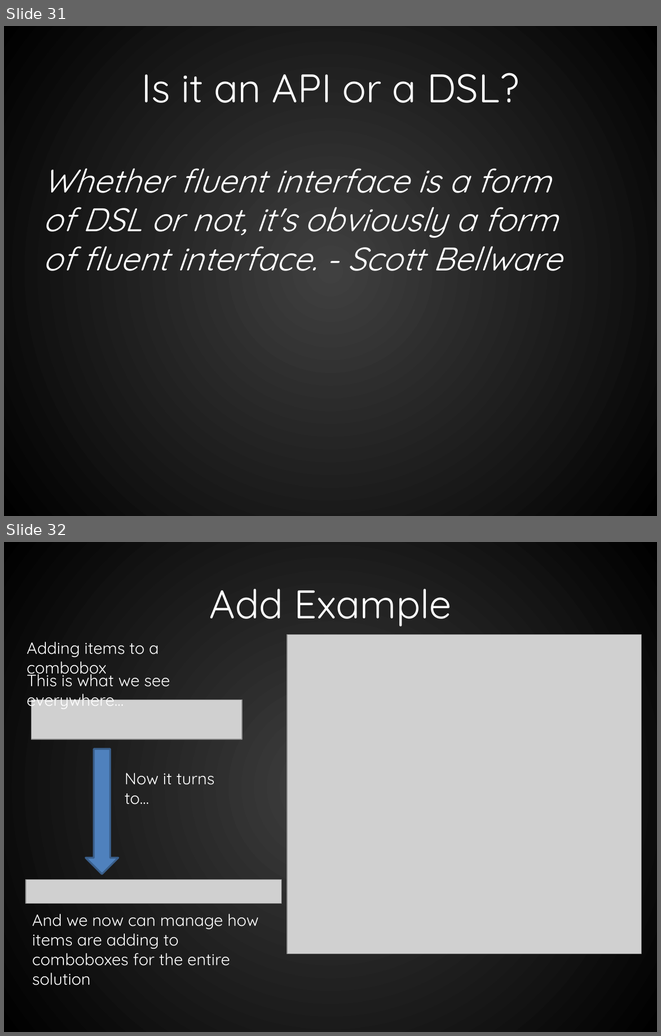
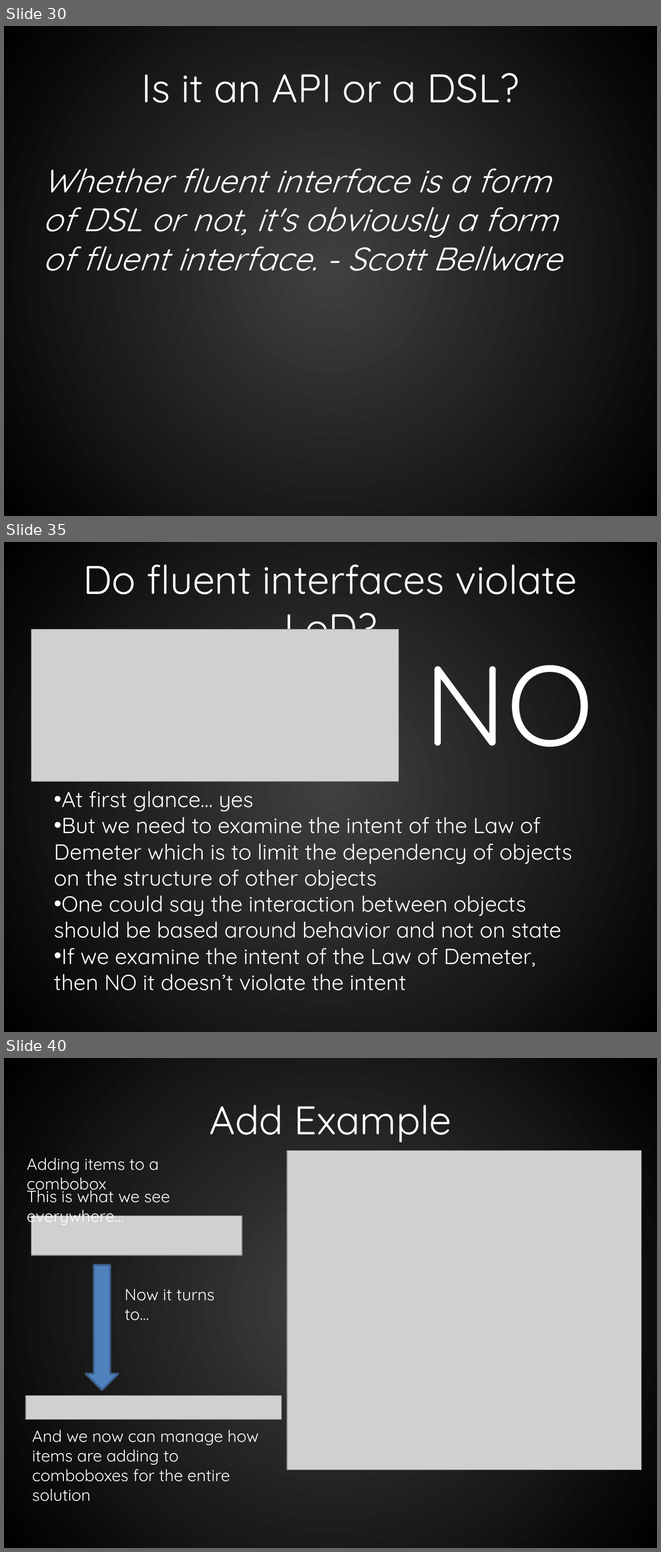
Before and after one commit to RookieOne/Evolve-Your-Code, a slide deck: EvolveYourCode.pptx. Shown one above the other, each under a label of ours: slides 31 and 32 before the commit, slides 30, 35 and 40 after it; the slides between them are not shown. The pictures are 661x1036 and 661x1552 pixels, drawn with LibreOffice and Linux fonts; fonts in the diff are those of the drawing; grey boxes stand for pictures. Boxes give left, top, right and bottom in pixels: in the first picture for what was removed or moved away, otherwise in the second. Text is boxed around its words. In the diff, an @@ line names an element or a change of style, - is before the commit and + after.

```diff
--- a/EvolveYourCode.pptx
+++ b/EvolveYourCode.pptx
@@ slide 35 added at (4,542,657,1032), background gradient #404040 to #000000 @@
@@ title added at (83,564,577,629), 44 pt, text #FFFFFF @@
+Do fluent interfaces violate LoD?
@@ picture added at (32,629,399,781) @@
@@ text added at (424,665,593,747), 125 pt, text #FFFFFF @@
+NO
@@ text added at (54,791,572,990), 24 pt, text #FFFFFF @@
+• At first glance… yes
+• But we need to examine the intent of the Law of Demeter which is to limit the dependency of objects on the structure of other objects
+• One could say the interaction between objects should be based around behavior and not on state
+• If we examine the intent of the Law of Demeter, then NO it doesn’t violate the intent
@@ what was slide 31 is now slide 30 @@
@@ what was slide 32 is now slide 40 @@
```
Also in this commit, not shown: 4 slides changed, 13 other slides added, 1 slide removed, 20 other files.
